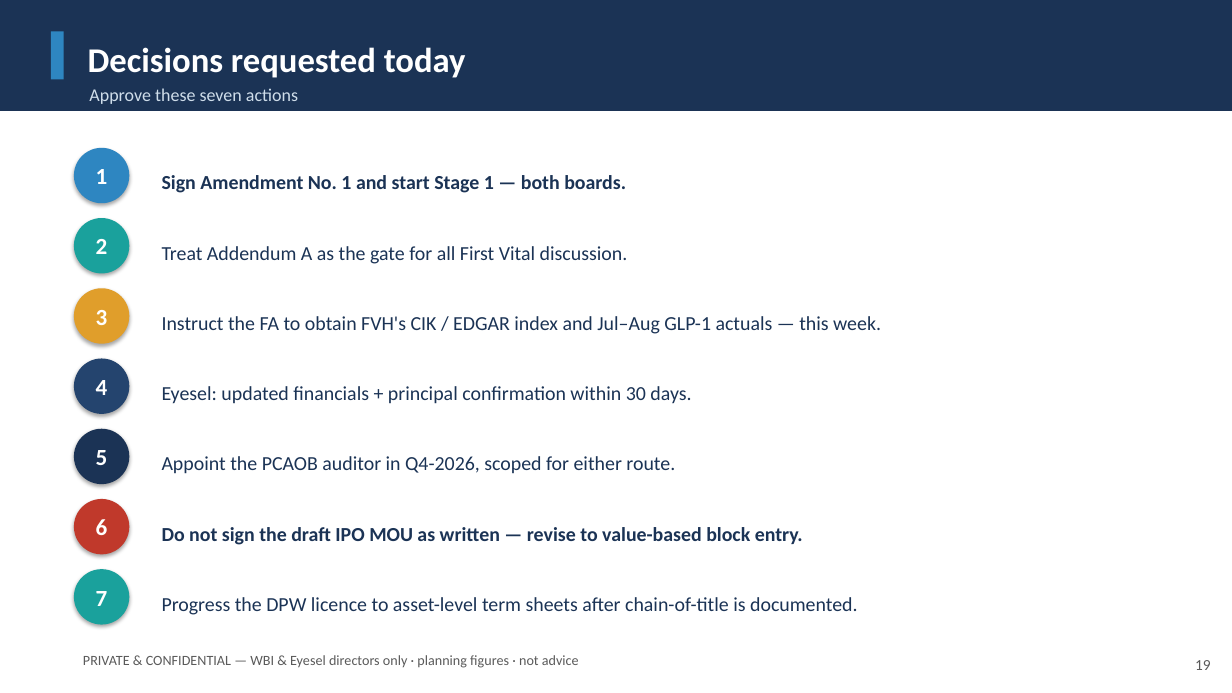
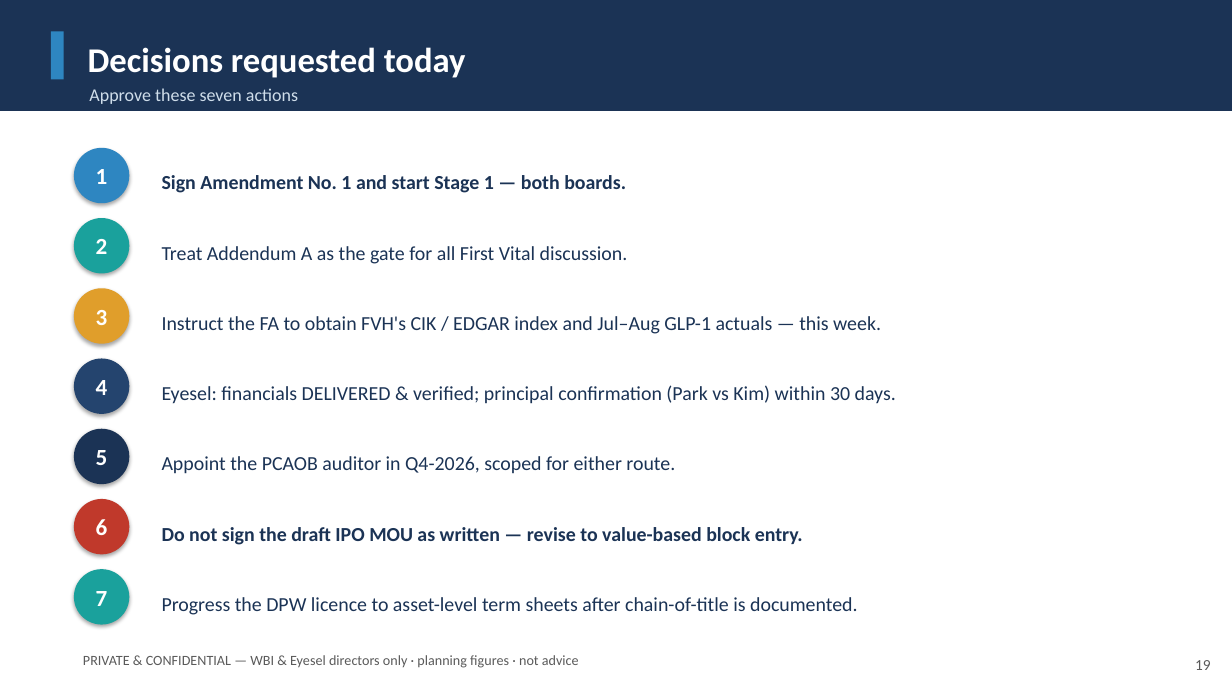
Before and after one commit to leicatam/gamification, a slide deck: slide 19 of synexo/GenApep_Executive_Presentation.pptx. Drawn at 1232x693 pixels with LibreOffice and Linux fonts; fonts in the diff are those of the drawing. Boxes give left, top, right and bottom in pixels: in the first picture for what was removed or moved away, otherwise in the second. Text is boxed around its words. In the diff, an @@ line names an element or a change of style, - is before the commit and + after.

```diff
--- a/synexo/GenApep_Executive_Presentation.pptx
+++ b/synexo/GenApep_Executive_Presentation.pptx
@@ text at (x1=162, y1=385, x2=896, y2=404): text changed @@
-Eyesel: updated financials + principal confirmation within 30 days.
+Eyesel: financials DELIVERED & verified; principal confirmation (Park vs Kim) within 30 days.
```
Also in this commit, not shown: 10 other slides changed, 10 other files.
